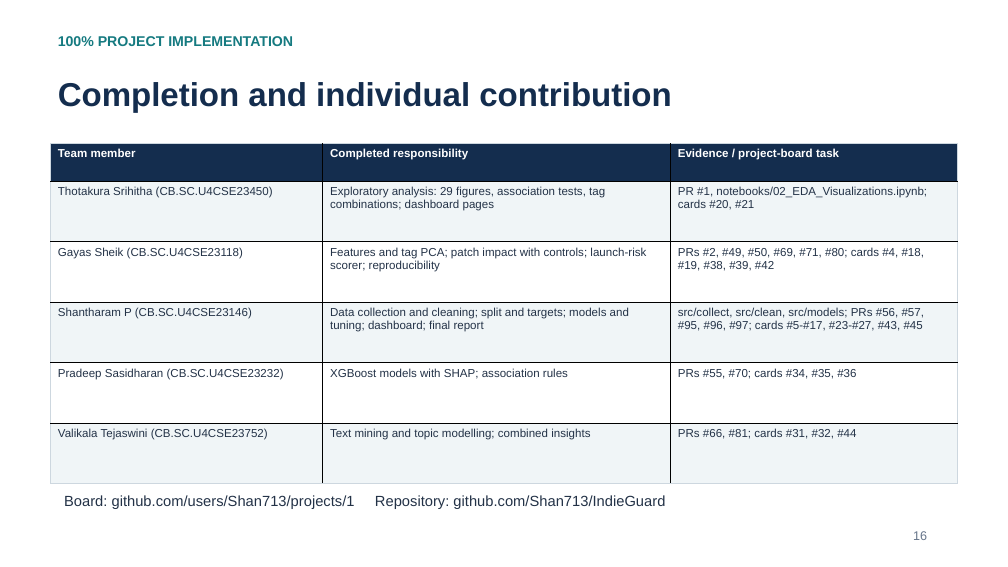
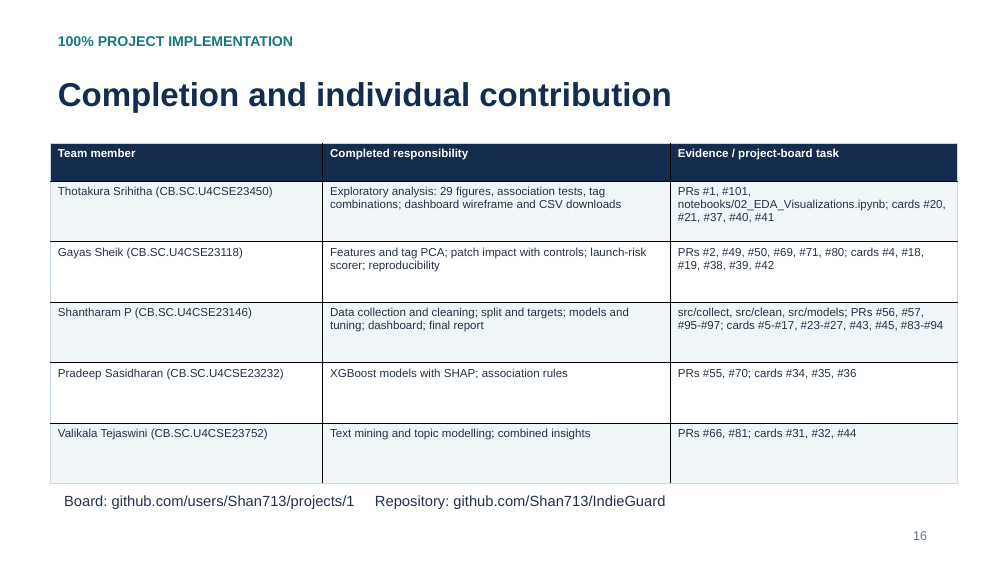
Before and after one commit to Shan713/IndieGuard, a slide deck: slide 16 of slides/review2.pptx. Drawn at 1008x567 pixels with LibreOffice and Linux fonts; fonts in the diff are those of the drawing. Boxes give left, top, right and bottom in pixels: in the first picture for what was removed or moved away, otherwise in the second. Text is boxed around its words. In the diff, an @@ line names an element or a change of style, - is before the commit and + after.

```diff
--- a/slides/review2.pptx
+++ b/slides/review2.pptx
@@ table at (51, 144, 958, 484) @@
-row 2, column 2: Exploratory analysis: 29 figures, association tests, tag combinations; dashboard pages
+row 2, column 2: Exploratory analysis: 29 figures, association tests, tag combinations; dashboard wireframe and CSV downloads
-row 2, column 3: PR #1, notebooks/02_EDA_Visualizations.ipynb; cards #20, #21
+row 2, column 3: PRs #1, #101, notebooks/02_EDA_Visualizations.ipynb; cards #20, #21, #37, #40, #41
-row 4, column 3: src/collect, src/clean, src/models; PRs #56, #57, #95, #96, #97; cards #5-#17, #23-#27, #43, #45
+row 4, column 3: src/collect, src/clean, src/models; PRs #56, #57, #95-#97; cards #5-#17, #23-#27, #43, #45, #83-#94
```
Also in this commit, not shown: 1 other slide changed, 30 other files.
